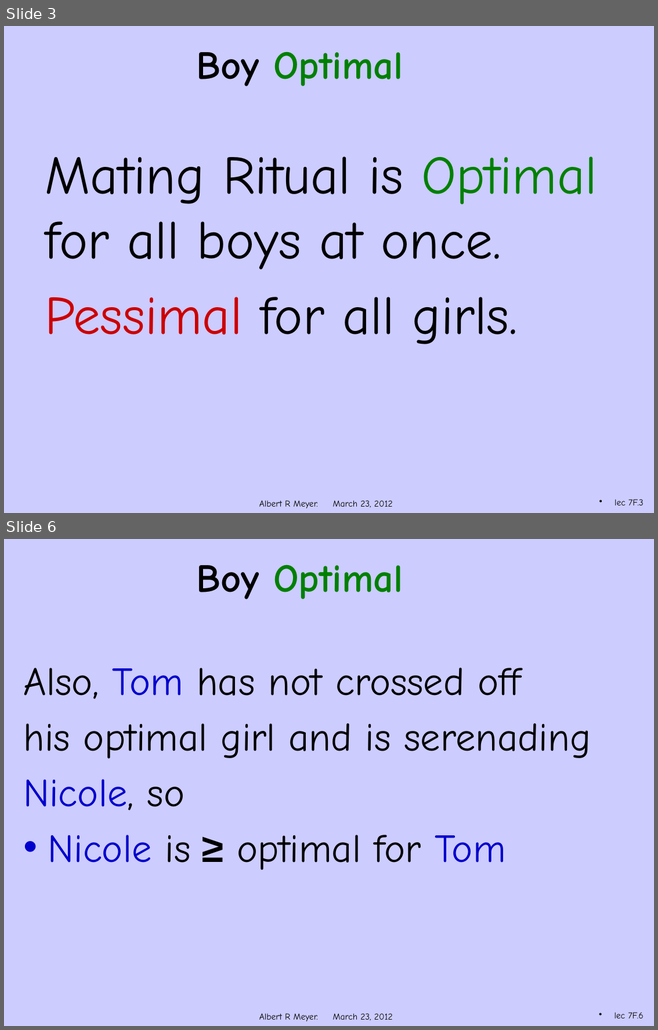
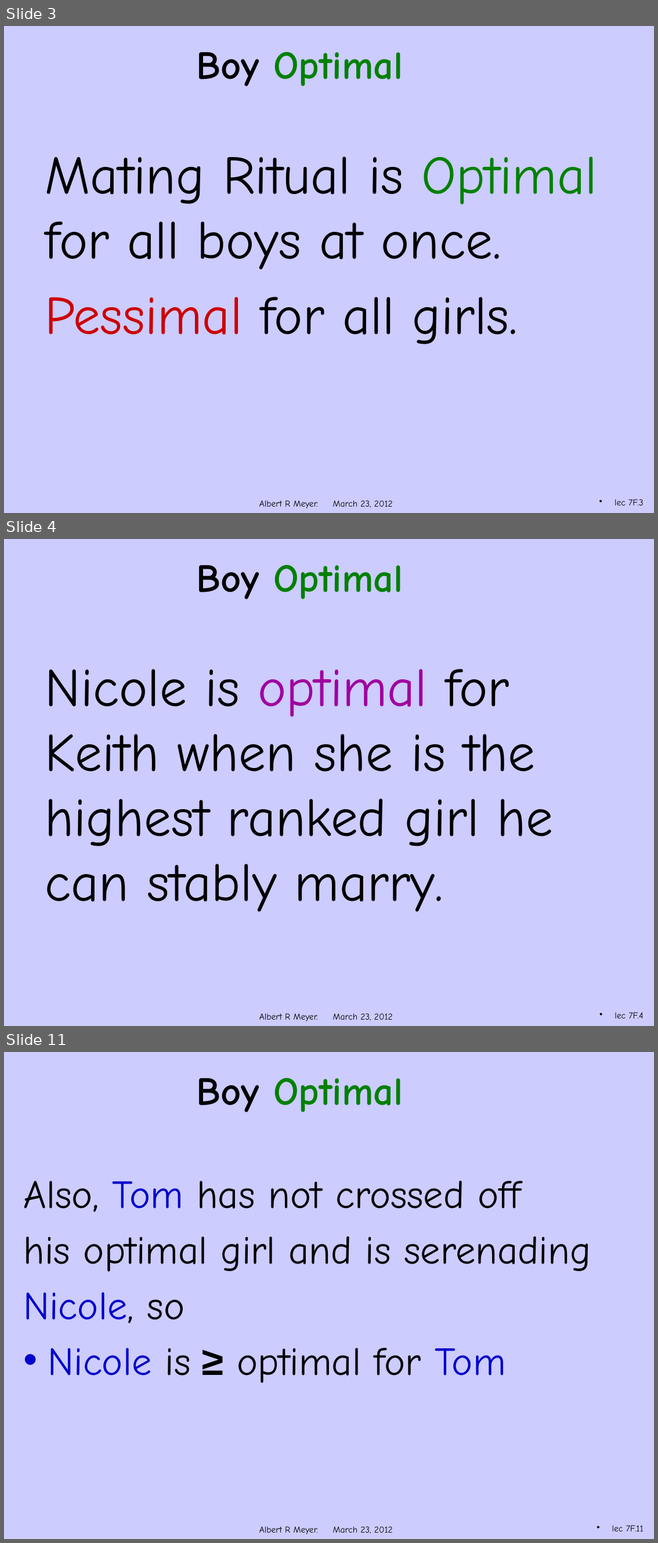
Before and after one commit to armeyer/mcs_web, a slide deck: spring12/slidesS12/stable-optimal.pptx. Shown one above the other, each under a label of ours: slides 3 and 6 before the commit, slides 3, 4 and 11 after it; the slides between them are not shown. The pictures are 658x1030 and 658x1543 pixels, drawn with LibreOffice and Linux fonts; fonts in the diff are those of the drawing; background and template pictures are left out. Boxes give left, top, right and bottom in pixels: in the first picture for what was removed or moved away, otherwise in the second. Text is boxed around its words. In the diff, an @@ line names an element or a change of style, - is before the commit and + after.

```diff
--- a/spring12/slidesS12/stable-optimal.pptx
+++ b/spring12/slidesS12/stable-optimal.pptx
@@ slide 4 added at (4,539,654,1026), background #CCCCFF; not listed: 1 template element that a slide beside it also shows @@
@@ title added at (197,565,403,599), 44 pt, text #008000, bold @@
+Boy Optimal
@@ text added at (45,669,553,912), 60 pt, text #000000 @@
+Nicole is optimal for Keith when she is the highest ranked girl he can stably marry.
@@ page number added at (614,1012,643,1019), 10 pt, text #000000 @@
+lec 7F.4
@@ what was slide 6 is now slide 11 @@
@@ page number at (612,1525,643,1532): text changed @@
-lec 7F.6
+lec 7F.11
```
Also in this commit, not shown: 3 slides changed, 4 other slides added.
